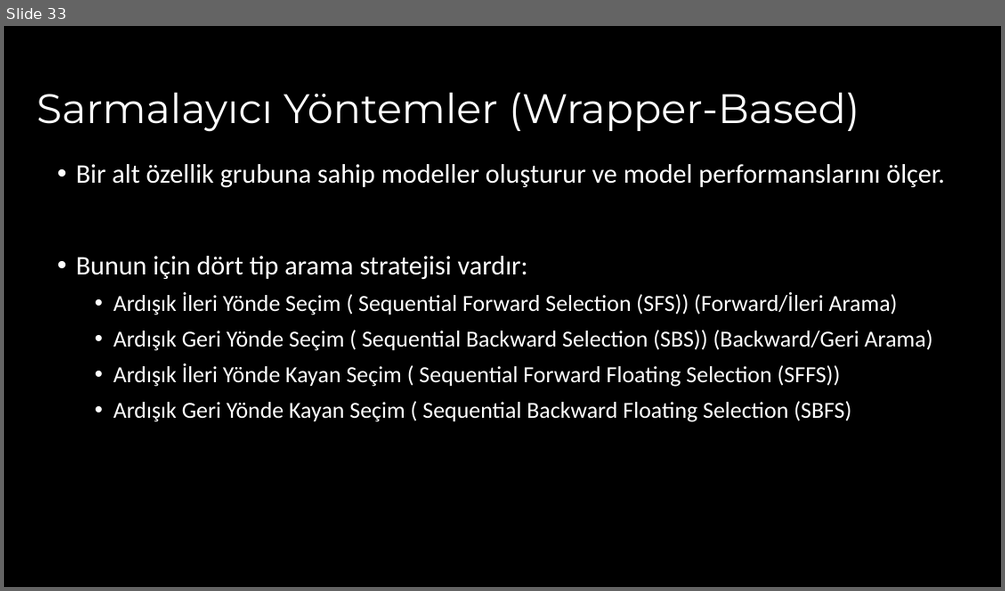
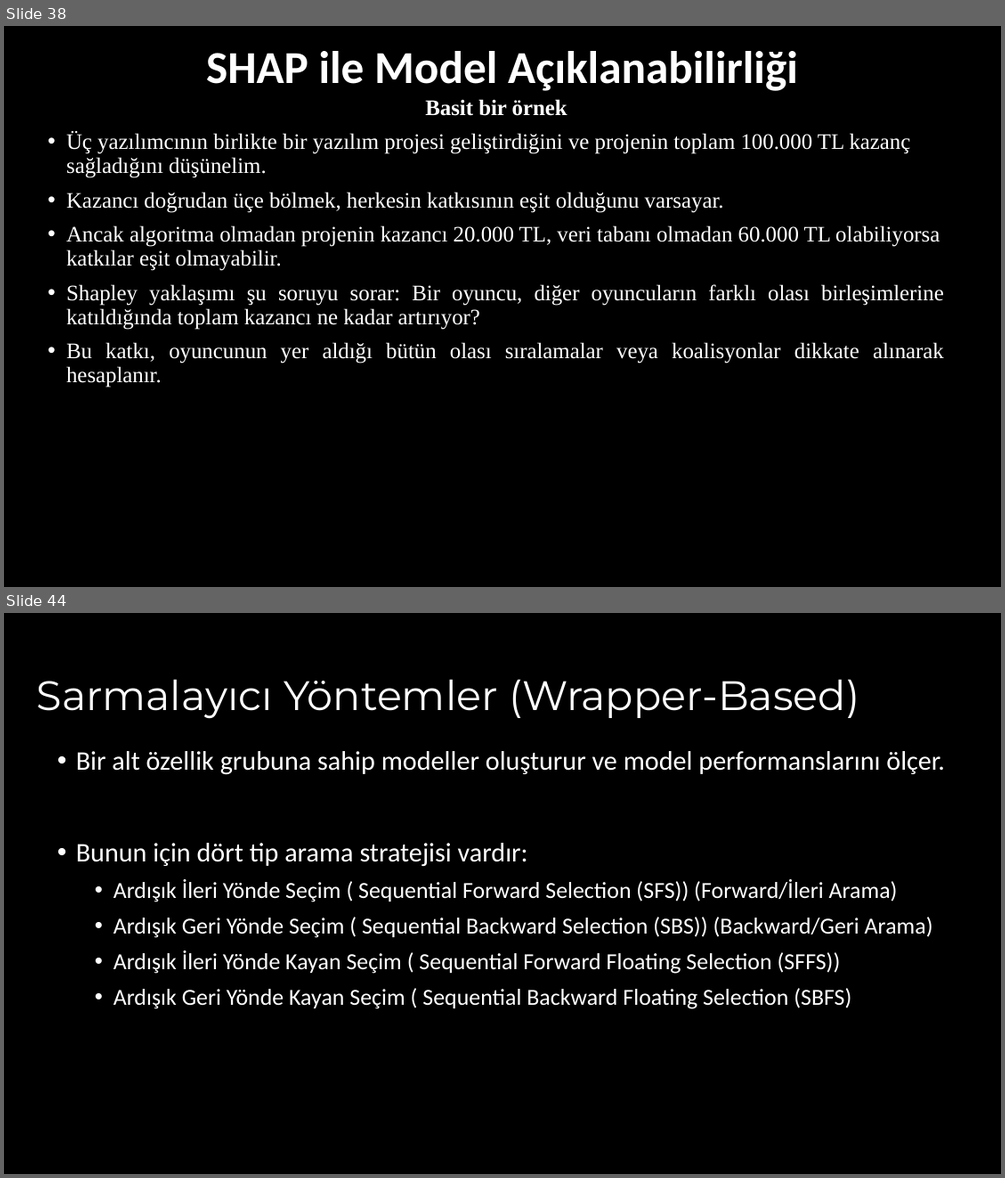
Before and after one commit to akaraci/Makine-Ogrenmesi, a slide deck: Sunular/MÖT-Hafta-5 - Feature_Selection_and_Extraction.pptx. Shown one above the other, each under a label of ours: slide 33 before the commit, slides 38 and 44 after it; the slides between them are not shown. The pictures are 1005x591 and 1005x1178 pixels, drawn with LibreOffice and Linux fonts; fonts in the diff are those of the drawing. Boxes give left, top, right and bottom in pixels: in the first picture for what was removed or moved away, otherwise in the second. Text is boxed around its words. In the diff, an @@ line names an element or a change of style, - is before the commit and + after.

```diff
--- a/Sunular/MÖT-Hafta-5 - Feature_Selection_and_Extraction.pptx
+++ b/Sunular/MÖT-Hafta-5 - Feature_Selection_and_Extraction.pptx
@@ slide 38 added at [4, 26, 1001, 587], background #000000 @@
@@ title added at [206, 51, 798, 91], 33 pt, text #FFFFFF, bold @@
+SHAP ile Model Açıklanabilirliği
@@ text added at [66, 99, 944, 387], 16 pt, text #FFFFFF @@
+Basit bir örnek
+• Üç yazılımcının birlikte bir yazılım projesi geliştirdiğini ve projenin toplam 100.000 TL kazanç sağladığını düşünelim.
+• Kazancı doğrudan üçe bölmek, herkesin katkısının eşit olduğunu varsayar.
+• Ancak algoritma olmadan projenin kazancı 20.000 TL, veri tabanı olmadan 60.000 TL olabiliyorsa katkılar eşit olmayabilir.
+• Shapley yaklaşımı şu soruyu sorar: Bir oyuncu, diğer oyuncuların farklı olası birleşimlerine katıldığında toplam kazancı ne kadar artırıyor?
+• Bu katkı, oyuncunun yer aldığı bütün olası sıralamalar veya koalisyonlar dikkate alınarak hesaplanır.
@@ what was slide 33 is now slide 44 @@
```
Also in this commit, not shown: 10 other slides added.
